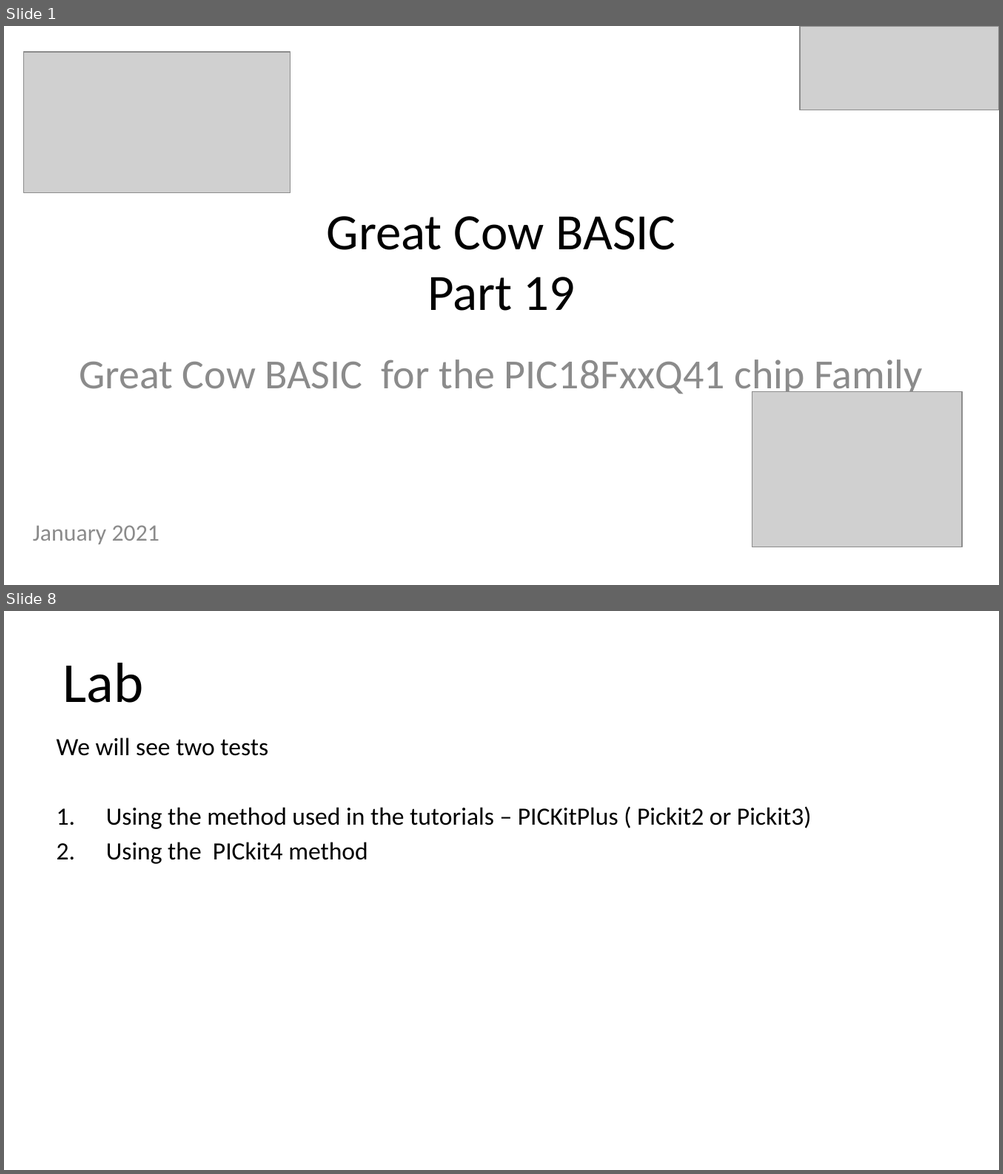
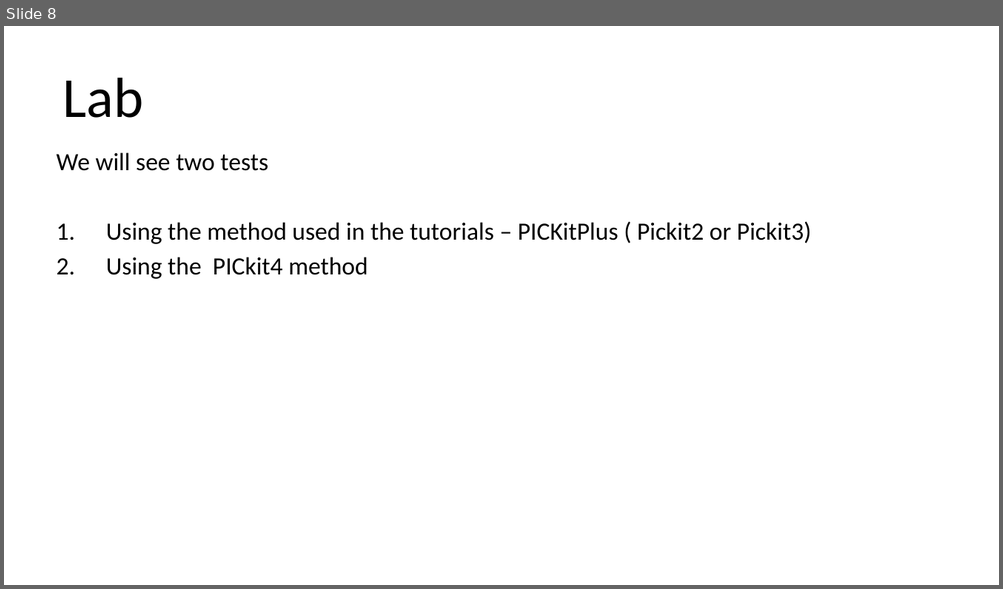
Before and after one commit to GreatCowBASIC/Demonstration_Sources, a slide deck: Vendor_Boards/Great_Cow_Basic_Demo_Board/18Fx6q20_ChipRange_Demonstrations/tutorials/GCbASIC_Part20_Summary.pptx. Shown one above the other, each under a label of ours: slides 1 and 8 before the commit, slide 8 after it; the slides between them are not shown. The pictures are 1003x1174 and 1003x589 pixels, drawn with LibreOffice and Linux fonts; fonts in the diff are those of the drawing; grey boxes stand for pictures. Boxes give left, top, right and bottom in pixels: in the first picture for what was removed or moved away, otherwise in the second. Text is boxed around its words. In the diff, an @@ line names an element or a change of style, - is before the commit and + after.

```diff
--- a/Vendor_Boards/Great_Cow_Basic_Demo_Board/18Fx6q20_ChipRange_Demonstrations/tutorials/GCbASIC_Part20_Summary.pptx
+++ b/Vendor_Boards/Great_Cow_Basic_Demo_Board/18Fx6q20_ChipRange_Demonstrations/tutorials/GCbASIC_Part20_Summary.pptx
@@ slide 1 removed at bbox=[4, 26, 999, 585], background #FFFFFF @@
@@ picture removed at bbox=[800, 26, 999, 110] @@
@@ picture removed at bbox=[24, 52, 290, 193] @@
@@ title removed at bbox=[327, 216, 675, 311] @@
-Great Cow BASIC
-Part 19
@@ subtitle removed at bbox=[33, 360, 922, 545] @@
-Great Cow BASIC for the PIC18FxxQ41 chip Family
-January 2021
@@ picture removed at bbox=[752, 392, 962, 547] @@
```
Also in this commit, not shown: 6 slides changed, 3 slides added, 3 other slides removed, 3 other files.
